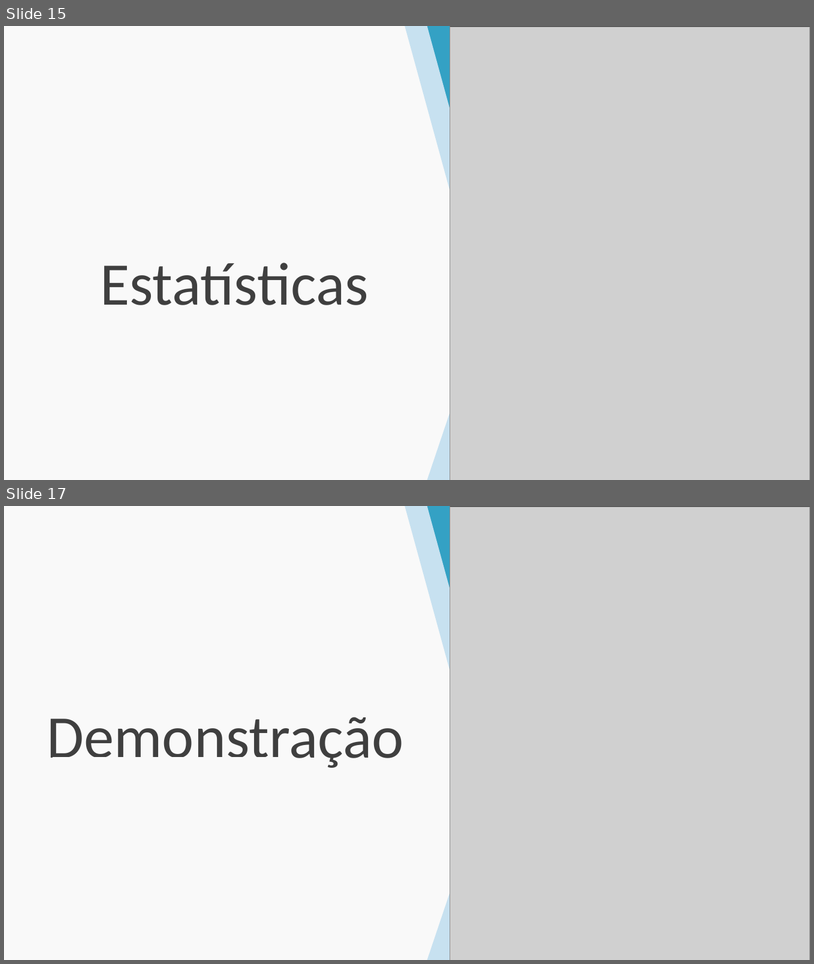
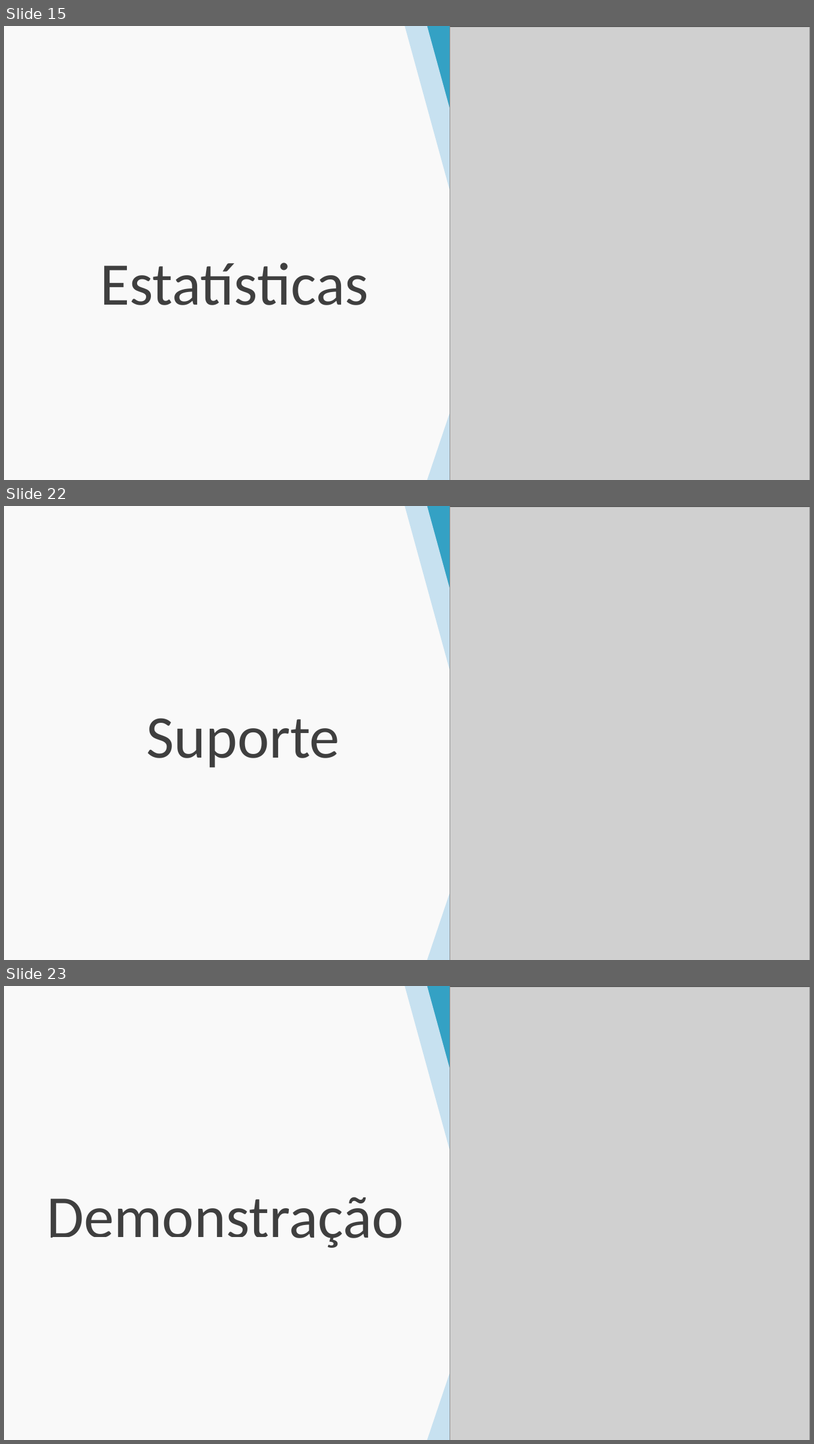
Before and after one commit to esteves-esta/TechHumi, a slide deck: documentacao/PowerPoint.pptx. Shown one above the other, each under a label of ours: slides 15 and 17 before the commit, slides 15, 22 and 23 after it; the slides between them are not shown. The pictures are 814x964 and 814x1444 pixels, drawn with LibreOffice and Linux fonts; fonts in the diff are those of the drawing; grey boxes stand for pictures; background and template pictures are left out. Boxes give left, top, right and bottom in pixels: in the first picture for what was removed or moved away, otherwise in the second. Text is boxed around its words. In the diff, an @@ line names an element or a change of style, - is before the commit and + after.

```diff
--- a/documentacao/PowerPoint.pptx
+++ b/documentacao/PowerPoint.pptx
@@ slide 22 added at [4, 506, 810, 960], background #F9F9F9; not listed: 3 template elements that a slide beside it also shows @@
@@ picture added at [450, 507, 810, 960] @@
@@ rectangle added at [24, 621, 108, 690], fill #F9F9F9, outline #F9F9F9 1 pt @@
@@ rectangle added at [359, 690, 385, 703], fill #F9F9F9, outline #F9F9F9 1 pt @@
@@ text added at [146, 718, 340, 768], 72 pt, text #3F3F3F @@
+Suporte
@@ rectangle added at [54, 757, 290, 951], fill #F9F9F9, outline #F9F9F9 1 pt @@
@@ rectangle added at [359, 789, 419, 840], fill #F9F9F9, outline #F9F9F9 1 pt @@
@@ rectangle added at [260, 894, 320, 945], fill #F9F9F9, outline #F9F9F9 1 pt @@
@@ what was slide 17 is now slide 23 @@
```
Also in this commit, not shown: 2 slides changed, 5 other slides added.
